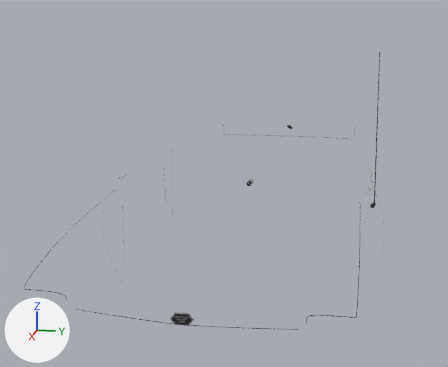
What one commit did to the glTF model veiculos/sketchfab/detalhe/lambari/lambari_detalhe.glb.
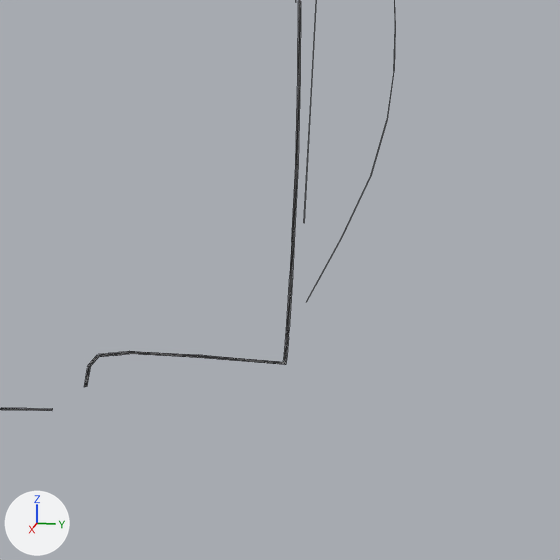
The first picture shows the older version from a 50 mm lens placed at (3.82, 0.55, 1.71), pointed at (-0.13, -0.24, 0.72). The close-ups show the older and then the newer version on the part from 64% to 95% of the width and 62% to 100% of the height of that picture. Only the edits that show in the close-ups are written down. Arrows for +X, +Y and +Z are at lower left; the lights stay in place. The close-ups show mesh edges as thin lines.

In view in the first close-up: 'det_hood' and 1 more.
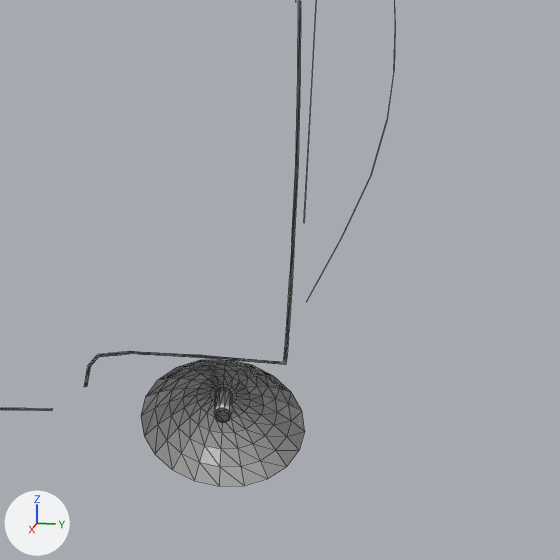
Scene script edits in JSON lines:
```json
{"op": "add", "block": "mat_luz_branca", "code": ["mat_luz_branca = principled_material('luz_branca')", "mat_luz_branca.base_color = (0.8, 0.8, 0.76)  # white #e7e7e2", "mat_luz_branca.roughness = 0.1"]}
{"op": "add", "block": "mat_refletor", "code": ["mat_refletor = principled_material('refletor')", "mat_refletor.base_color = (0.8, 0.8, 0.8)  # white #e7e7e7", "mat_refletor.metallic = 1.0", "mat_refletor.roughness = 0.12"]}
{"op": "add", "block": "me_det_headlight_left", "code": ["me_det_headlight_left = bpy.data.meshes.new('det_headlight_left')", "me_det_headlight_left.from_pydata(...)  # 161 vertices, 292 faces; spans x 1.695..1.7538, y 0.4887..0.6345, z 0.5873..0.7305", "# faces by material slot: [36, 36, 220]", "me_det_headlight_left.materials.append(mat_cromo)  # light grey #ceced1", "me_det_headlight_left.materials.append(mat_luz_branca)  # white #e7e7e2", "me_det_headlight_left.materials.append(mat_refletor)  # white #e7e7e7"]}
{"op": "add", "block": "ob_det_headlight_left", "code": ["ob_det_headlight_left = bpy.data.objects.new('det_headlight_left', me_det_headlight_left)", "ob_det_headlight_left.location = (0.0, 0.0, 0.0)"]}
```

What differs and where, as boxes [x1, y1, x2, y2] in the close-ups (560 x 560 px):
```json
{"object": "det_headlight_left", "change": "added", "after": [141, 359, 305, 486], "faces in mat_refletor (white #e7e7e7)": [141, 359, 305, 486], "faces in mat_luz_branca (white #e7e7e2)": [214, 388, 232, 418], "faces in mat_cromo (light grey #ceced1)": [215, 409, 230, 423]}
```
